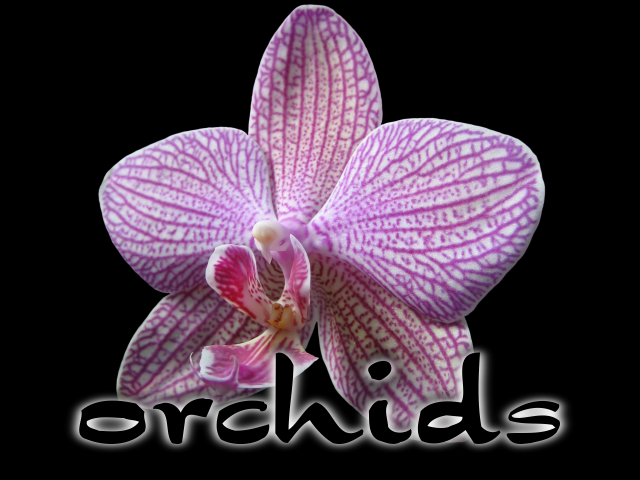
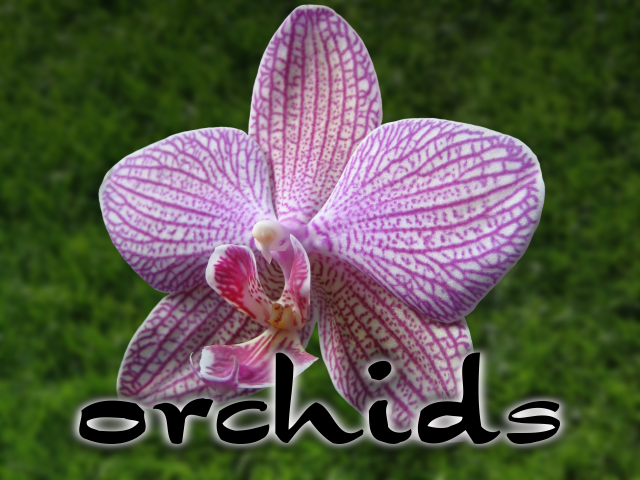
Layer changes from the first (640, 480) image to the second:
added layer "Grass shadow" above "Grass background" over 0, 0, 640, 480
added layer "Grass background" above "Background" over 0, 0, 640, 480
hid "Background" over 0, 0, 640, 480
